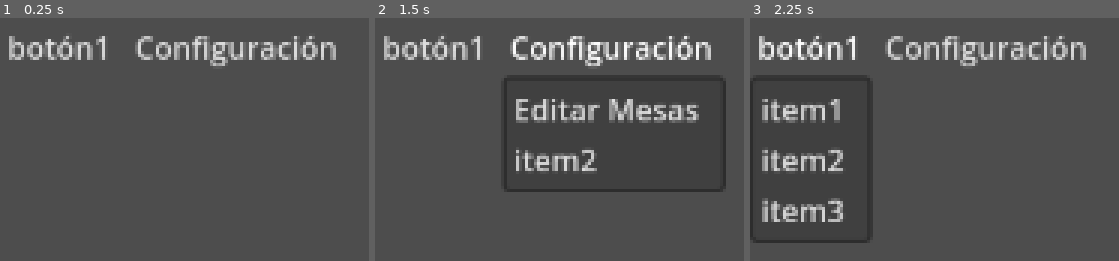
Above: before the commit, frames 1-3 (left to right).
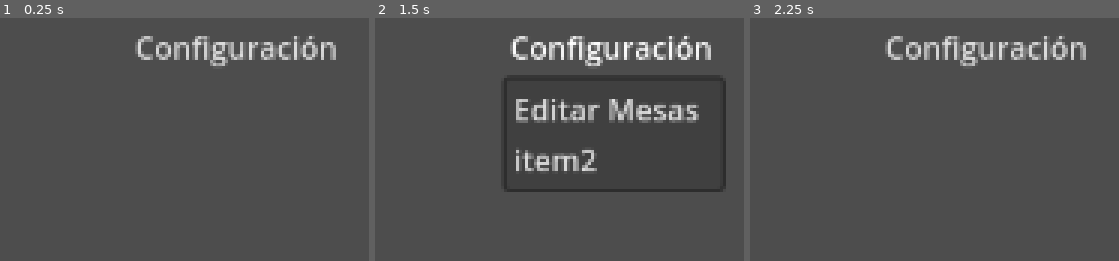
Above: after the commit, the same moments.

Repository: FaArMa/SGG-GDEng
Game: Godot game, scene res://scenes/sistema.tscn
Two runs of this game, one before a commit and one after it. Both use one fixed random seed, a clock stepped at 60 frames per second and the inputs below.
Inputs (mouse positions are in pixels of both pictures, inside the frame that each line leads up to):
- Up to frame 1 (0.25 s): no input
- Up to frame 2 (1.5 s): click (434, 47) at 0.5 s, where only the run before the commit has a clickable "botón1"; click "Configuración" at 1.25 s
- Up to frame 3 (2.25 s): click (809, 47) at 2 s, where only the run before the commit has a clickable "botón1"

The runs differ from the first frame. In frame 1, 1.4% of the frame differs, in the area x 2-29%, y 7-18%; in frame 2, 1.4%; in frame 3, 6.3%, in the area x 0-33%, y 7-93%.

Commit message:
Refactorización de código y arquitectura
Implementación de adición y remoción de mesas.

Diff:
--- a/SGG/project.godot
+++ b/SGG/project.godot
@@ -25,7 +25,7 @@
 
 [input]
 
-click_izquierdo={
+left_click={
 "deadzone": 0.5,
 "events": [Object(InputEventMouseButton,"resource_local_to_scene":false,"resource_name":"","device":-1,"window_id":0,"a …(241 unchanged characters)…
 ]
--- /dev/null
+++ b/SGG/scenes/Seating_Scene/seating_scene.gd
@@ -0,0 +1,55 @@
+extends Node2D
+
+@onready var table_scene = preload("res://scenes/mesa/table_scene.tscn")
+@onready var single_line_input = preload("res://scenes/Single_Line_Input_Scene/single_line_input.tscn")
+@onready var tables: Dictionary = {}
+@onready var table_add_mode: bool = false
+@onready var table_remove_mode: bool = false
+
+signal tables_edited
+
+func _on_seating_area_input_event(_viewport, event, _shape_idx):
+	if table_add_mode:
+		if event.is_action_pressed("left_click"):
+			var input = single_line_input.instantiate()
+			input.text_submit.connect(_on_single_line_input_submit.bind(event.position))
+			input.text_discard.connect(_on_single_line_input_discard)
+			add_child(input)
+
+func _on_single_line_input_submit(text_input: String, pos: Vector2):
+	var repeated_table_name = false
+	if tables.is_empty():
+		add_table_to_seating_area(text_input, pos)
+	else:
+		for i in tables.values():
+			print(i[0], ", ", i[1], "text_input: ", text_input)
+			if i[0] == text_input:
+				repeated_table_name = true
+	if repeated_table_name:
+		print("Mesa ", text_input, " repetida. Inténtelo nuevamente.")
+	else:
+		add_table_to_seating_area(text_input, pos)
+	emit_signal("tables_edited")
+
+
+func _on_single_line_input_discard():
+	pass
+
+func add_table_to_seating_area(text_input: String, pos: Vector2):
+	var new_table = table_scene.instantiate()
+	new_table.position = pos
+	new_table.table_name = text_input
+	new_table.table_clicked.connect(_on_remove_table_from_seating_area)
+	add_child(new_table)
+	tables[new_table] = [new_table.table_name, new_table.position]
+	print("added ", tables)
+
+func _on_remove_table_from_seating_area(table: Object):
+	if table_remove_mode:
+		for i in tables.keys():
+			if i == table:
+				tables.erase(table)
+				table.delete_table(table)
+		remove_child(table)
+		emit_signal("tables_edited")
+		print("removed ", tables)
--- /dev/null
+++ b/SGG/scenes/Seating_Scene/seating_scene.tscn
@@ -0,0 +1,26 @@
+[gd_scene load_steps=3 format=3 uid="uid://bdx335i1yfuvn"]
+
+[ext_resource type="Script" path="res://scenes/Seating_Scene/seating_scene.gd" id="1_exicm"]
+
+[sub_resource type="RectangleShape2D" id="RectangleShape2D_vbebl"]
+size = Vector2(905.75, 605.75)
+
+[node name="Seating_Scene" type="Node2D"]
+script = ExtResource("1_exicm")
+
+[node name="Seating_Area" type="Area2D" parent="."]
+
+[node name="Seating_Area_Collision" type="CollisionShape2D" parent="Seating_Area"]
+position = Vector2(464, 336)
+shape = SubResource("RectangleShape2D_vbebl")
+
+[node name="Seating_Area_Background" type="ColorRect" parent="Seating_Area"]
+visible = false
+offset_left = 11.0
+offset_top = 33.0
+offset_right = 917.0
+offset_bottom = 639.0
+mouse_filter = 1
+color = Color(0, 0.580392, 0.803922, 0.431373)
+
+[connection signal="input_event" from="Seating_Area" to="." method="_on_seating_area_input_event"]
--- /dev/null
+++ b/SGG/scenes/Single_Line_Input_Scene/single_line_input.gd
@@ -0,0 +1,15 @@
+extends Control
+
+signal text_submit(text)
+signal text_discard
+
+func _on_dialog_window_close_requested():
+	emit_signal("text_discard")
+	self.queue_free()
+
+func _on_accept_button_pressed():
+	var text = $Dialog_Window/Input.text
+	text = text.strip_edges(true,true)
+	if not text == "":
+		emit_signal("text_submit", text)
+	self.queue_free()
--- a/SGG/scenes/ingreso_texto/ingreso_texto.tscn
+++ b/SGG/scenes/Single_Line_Input_Scene/single_line_input.tscn
@@ -1,26 +1,27 @@
-[gd_scene load_steps=2 format=3 uid="uid://boualhj1l1thd"]
+[gd_scene load_steps=2 format=3 uid="uid://b16imq6v616fx"]
 
-[ext_resource type="Script" path="res://scenes/ingreso_texto/ingreso_texto.gd" id="1_qlkig"]
+[ext_resource type="Script" path="res://scenes/Single_Line_Input_Scene/single_line_input.gd" id="1_x5jxe"]
 
-[node name="Ventana_Ingreso_Texto" type="Control"]
+[node name="Single_Line_Input_Scene" type="Control"]
 layout_mode = 3
 anchors_preset = 15
 anchor_right = 1.0
 anchor_bottom = 1.0
 grow_horizontal = 2
 grow_vertical = 2
-script = ExtResource("1_qlkig")
+script = ExtResource("1_x5jxe")
 
-[node name="Window" type="Window" parent="."]
+[node name="Dialog_Window" type="Window" parent="."]
 title = "Ingreso de Texto"
 position = Vector2i(445, 224)
 size = Vector2i(300, 150)
 transient = true
 exclusive = true
+unresizable = true
 popup_window = true
 min_size = Vector2i(300, 150)
 
-[node name="ColorRect" type="ColorRect" parent="Window"]
+[node name="Background" type="ColorRect" parent="Dialog_Window"]
 anchors_preset = 15
 anchor_right = 1.0
 anchor_bottom = 1.0
@@ -28,22 +29,24 @@
 grow_vertical = 2
 color = Color(0.25098, 0.345098, 0.333333, 0.32549)
 
-[node name="TextEdit" type="TextEdit" parent="Window"]
-custom_minimum_size = Vector2(250, 35)
+[node name="Input" type="LineEdit" parent="Dialog_Window"]
 anchors_preset = 8
 anchor_left = 0.5
 anchor_top = 0.5
 anchor_right = 0.5
 anchor_bottom = 0.5
 offset_left = -125.0
-offset_top = -40.0
+offset_top = -39.0
 offset_right = 125.0
-offset_bottom = -4.99951
+offset_bottom = -7.0
 grow_horizontal = 2
 grow_vertical = 2
 placeholder_text = "Escriba aquí..."
+max_length = 4
+context_menu_enabled = false
+caret_blink = true
 
-[node name="Button" type="Button" parent="Window"]
+[node name="Accept_Button" type="Button" parent="Dialog_Window"]
 anchors_preset = 7
 anchor_left = 0.5
 anchor_top = 1.0
@@ -57,5 +60,5 @@
 grow_vertical = 0
 text = "Aceptar"
 
-[connection signal="close_requested" from="Window" to="." method="_on_window_close_requested"]
-[connection signal="pressed" from="Window/Button" to="." method="_on_button_pressed"]
+[connection signal="close_requested" from="Dialog_Window" to="." method="_on_dialog_window_close_requested"]
+[connection signal="pressed" from="Dialog_Window/Accept_Button" to="." method="_on_accept_button_pressed"]
--- a/SGG/scenes/database.gd
+++ b/SGG/scenes/database.gd
@@ -3,9 +3,9 @@
 
 
 # Variables de ejemplo hasta tener MySQL
-var test_usr: String = "Test"
-var test_pwd: String = "123"
-var test_rol: String = "Dueño"
+var test_user: String = "Test"
+var test_password: String = "123"
+var test_role: String = "Dueño"
 
 
 # XXX Dudo que lo necesitemos, pero viene bien para asegurar que tenemos una sola instancia
@@ -22,11 +22,11 @@
 
 # Verificar con la base de datos si el usuario y contraseña son correctos
 # TODO Crear la conexión y consulta, ya que la base de datos me dirá si son correctos o no
-func is_valid_usr_pwd(usr: String, pwd: String) -> bool:
-	return (usr == test_usr && pwd == test_pwd)
+func is_valid_user_password(_user: String, _password: String) -> bool:
+	return (_user == test_user && _password == test_password)
 
 
 # Obtener el rol del usuario en la base de datos
 # TODO Crear la conexión y consulta, ya que la base de datos me dirá el rol
-func get_usr_role(usr: String) -> String:
-	return test_rol
+func get_user_role(_user: String) -> String:
+	return test_role
--- a/SGG/scenes/ingreso_texto/ingreso_texto.gd
+++ /dev/null
@@ -1,13 +0,0 @@
-extends Control
-
-@onready var texto = ""
-
-func _on_window_close_requested():
-	self.queue_free()
-
-func _on_button_pressed():
-	texto = $Window/TextEdit.text
-	self.queue_free()
-
-func get_text() -> String:
-	return texto
--- a/SGG/scenes/mesa/mesa.gd
+++ /dev/null
@@ -1,19 +0,0 @@
-extends Node2D
-
-@onready var mesa_libre = preload("res://scenes/mesa/mesa_libre.png")
-@onready var mesa_seleccionada = preload("res://scenes/mesa/mesa_seleccionada.png")
-@onready var mesa_ocupada = preload("res://scenes/mesa/mesa_ocupada.png")
-@onready var nombre_mesa
-
-func init(_pos: Vector2, _nom: String):
-	self.position = _pos
-	nombre_mesa = _nom
-	mostrar_nombre(nombre_mesa)
-	$Area_Mesa/Icono_Mesa.set_texture(mesa_libre)
-
-func _on_area_2d_input_event(_viewport, event, _shape_idx):
-	if event.is_action_pressed("click_izquierdo"):
-		$Area_Mesa/Icono_Mesa.set_texture(mesa_seleccionada)
-
-func mostrar_nombre(_nom: String):
-	$Area_Mesa/Icono_Mesa/Texto_Mesa.set_text(_nom)
--- a/SGG/scenes/mesa/mesa.tscn
+++ /dev/null
@@ -1,30 +0,0 @@
-[gd_scene load_steps=4 format=3 uid="uid://2mcug0ykb2dd"]
-
-[ext_resource type="Script" path="res://scenes/mesa/mesa.gd" id="1_dwrcf"]
-[ext_resource type="Texture2D" uid="uid://cso5vi0e6bhg8" path="res://scenes/mesa/mesa_libre.png" id="2_7phsp"]
-
-[sub_resource type="RectangleShape2D" id="RectangleShape2D_t4c4p"]
-size = Vector2(1.95703, 1.87891)
-
-[node name="Mesa" type="Node2D"]
-script = ExtResource("1_dwrcf")
-
-[node name="Area_Mesa" type="Area2D" parent="."]
-
-[node name="Icono_Mesa" type="Sprite2D" parent="Area_Mesa"]
-texture = ExtResource("2_7phsp")
-
-[node name="Texto_Mesa" type="Label" parent="Area_Mesa/Icono_Mesa"]
-offset_left = -24.0
-offset_top = -24.0
-offset_right = 24.0
-offset_bottom = 24.0
-horizontal_alignment = 1
-vertical_alignment = 1
-metadata/_edit_use_anchors_ = true
-
-[node name="Colision_Mesa" type="CollisionShape2D" parent="Area_Mesa"]
-scale = Vector2(24, 24)
-shape = SubResource("RectangleShape2D_t4c4p")
-
-[connection signal="input_event" from="Area_Mesa" to="." method="_on_area_2d_input_event"]
--- /dev/null
+++ b/SGG/scenes/mesa/table_scene.gd
@@ -0,0 +1,46 @@
+extends Node2D
+
+const TABLE_FREE = preload("res://scenes/mesa/mesa_libre.png")
+const TABLE_SELECTED = preload("res://scenes/mesa/mesa_seleccionada.png")
+const TABLE_OCCUPIED = preload("res://scenes/mesa/mesa_ocupada.png")
+
+@onready var delete_mode: bool = false
+
+signal table_clicked(table)
+
+var table_is_open = false
+
+var table_name: String:
+	set(value):
+		table_name = value
+	get:
+		return table_name
+
+var table_position: Vector2:
+	set(value):
+		table_position = value
+	get:
+		return table_position
+
+func _ready():
+	$Table_Text.text = table_name
+
+func table_texture_change():
+	match($Table_Icon.texture):
+		TABLE_FREE:
+			$Table_Icon.texture = TABLE_SELECTED
+		TABLE_SELECTED:
+			if table_is_open:
+				$Table_Icon.texture = TABLE_OCCUPIED
+			else:
+				$Table_Icon.texture = TABLE_FREE
+		TABLE_OCCUPIED:
+			$Table_Icon.texture = TABLE_SELECTED
+
+func _on_area_mesa_input_event(_viewport, event, _shape_idx):
+	if event.is_action_pressed("left_click"):
+		table_texture_change()
+		emit_signal("table_clicked", self)
+
+func delete_table(_table: Object):
+	_table.queue_free()
--- /dev/null
+++ b/SGG/scenes/mesa/table_scene.tscn
@@ -0,0 +1,30 @@
+[gd_scene load_steps=4 format=3 uid="uid://d1q2jgm825k13"]
+
+[ext_resource type="Script" path="res://scenes/mesa/table_scene.gd" id="1_5ydq1"]
+[ext_resource type="Texture2D" uid="uid://bq8g071ssaclk" path="res://scenes/mesa/mesa_libre.png" id="2_pqcdc"]
+
+[sub_resource type="RectangleShape2D" id="RectangleShape2D_t4c4p"]
+size = Vector2(1.95703, 1.87891)
+
+[node name="Table_Scene" type="Node2D"]
+script = ExtResource("1_5ydq1")
+
+[node name="Table_Area" type="Area2D" parent="."]
+
+[node name="Table_Area_Collision" type="CollisionShape2D" parent="Table_Area"]
+scale = Vector2(24, 24)
+shape = SubResource("RectangleShape2D_t4c4p")
+
+[node name="Table_Icon" type="Sprite2D" parent="."]
+texture = ExtResource("2_pqcdc")
+
+[node name="Table_Text" type="Label" parent="."]
+offset_left = -24.0
+offset_top = -24.0
+offset_right = 24.0
+offset_bottom = 24.0
+horizontal_alignment = 1
+vertical_alignment = 1
+metadata/_edit_use_anchors_ = true
+
+[connection signal="input_event" from="Table_Area" to="." method="_on_area_mesa_input_event"]
--- /dev/null
+++ b/SGG/scenes/order_scene/order_scene.gd
@@ -0,0 +1,11 @@
+extends Node2D
+
+
+# Called when the node enters the scene tree for the first time.
+func _ready():
+	pass
+
+
+# Called every frame. 'delta' is the elapsed time since the previous frame.
+func _process(delta):
+	pass
--- /dev/null
+++ b/SGG/scenes/order_scene/order_scene.tscn
@@ -0,0 +1,6 @@
+[gd_scene load_steps=2 format=3 uid="uid://dkit7jfgbllll"]
+
+[ext_resource type="Script" path="res://scenes/order_scene/order_scene.gd" id="1_3a77g"]
+
+[node name="order_scene" type="Node2D"]
+script = ExtResource("1_3a77g")
--- a/SGG/scenes/sistema.gd
+++ b/SGG/scenes/sistema.gd
@@ -1,5 +1,7 @@
 extends Node
 
+const MIN_WINDOW_SIZE = Vector2i(1280,720)
+
 func _ready():
-	DisplayServer.window_set_min_size (Vector2i(1280, 720), 0)
-	DisplayServer.window_set_size (Vector2i(1280, 720), 0)
+	DisplayServer.window_set_min_size(MIN_WINDOW_SIZE)
+	#$Seating_Scene/Seating_Area.set_size(Vector2(MIN_WINDOW_SIZE))
--- a/SGG/scenes/sistema.tscn
+++ b/SGG/scenes/sistema.tscn
@@ -1,17 +1,9 @@
-[gd_scene load_steps=5 format=3 uid="uid://cdpdec5hahkc4"]
+[gd_scene load_steps=3 format=3 uid="uid://b3e5jy8ql3web"]
 
-[ext_resource type="Script" path="res://scenes/sistema.gd" id="1_ca3ry"]
-[ext_resource type="PackedScene" uid="uid://ctqwujkn4gl1l" path="res://scenes/ui/ui.tscn" id="1_e44kg"]
-[ext_resource type="PackedScene" uid="uid://vhfpvr12ph4p" path="res://scenes/initial_screen/initial_screen.tscn" id="3_82pk7"]
-[ext_resource type="PackedScene" uid="uid://dolpxigkk7qxm" path="res://scenes/login_screen/login_screen.tscn" id="4_4em3i"]
+[ext_resource type="Script" path="res://scenes/sistema.gd" id="1_yidh7"]
+[ext_resource type="PackedScene" uid="uid://ctqwujkn4gl1l" path="res://scenes/ui/ui.tscn" id="2_35sdq"]
 
 [node name="Sistema" type="Node"]
-script = ExtResource("1_ca3ry")
+script = ExtResource("1_yidh7")
 
-[node name="UI" parent="." instance=ExtResource("1_e44kg")]
-
-[node name="InitialScreen" parent="." instance=ExtResource("3_82pk7")]
-visible = false
-
-[node name="LoginScreen" parent="." instance=ExtResource("4_4em3i")]
-visible = false
+[node name="UI" parent="." instance=ExtResource("2_35sdq")]
--- /dev/null
+++ b/SGG/scenes/ui/Side_Menu_Button_Group.tres
@@ -0,0 +1,3 @@
+[gd_resource type="ButtonGroup" format=3 uid="uid://3sre806mc20u"]
+
+[resource]
--- a/SGG/scenes/ui/ui.gd
+++ b/SGG/scenes/ui/ui.gd
@@ -1,41 +1,44 @@
 extends Node2D
 
-@onready var Mesa = preload("res://scenes/mesa/mesa.tscn")
-@onready var Ingreso_Texto = preload("res://scenes/ingreso_texto/ingreso_texto.tscn")
-@onready var editar_mesas = false
-@onready var ubicacion_mesas = {}
+@onready var config_menu = $Main_Menu/Main_Menu_Config.get_popup()
 
 func _ready():
-	var menu2 = $MenuBar/MenuButton2.get_popup()
-	menu2.connect("id_pressed", _id_boton)
+	config_menu.connect("id_pressed", button_ID)
+	$Seating_Scene.tables_edited.connect(_on_tables_edited)
 
-func _id_boton(id):
+#TODO: avisar cuando se entra en modo "edición de mesas" e impedir seleccionar mesas dentro de este modo
+# AUTOLOAD SIGNAL BUS!!!!!!
+
+func button_ID(id):
 	if id == 0:
-		toggle_editar_mesas()
+		toggle_node_visibility($Side_Menu)
+		toggle_node_visibility($Seating_Scene)
 
-func toggle_editar_mesas():
-	if not $menu_edicion.is_visible():
-		$menu_edicion.show()
-		$Area_Edicion_Mesas.show()
+func toggle_node_visibility(node: Node):
+	if not node.is_visible():
+		node.show()
 	else:
-		$menu_edicion.hide()
-		$Area_Edicion_Mesas.hide()
+		node.hide()
 
-func _on_boton_salir_pressed():
-	toggle_editar_mesas()
+func _on_exit_button_pressed():
+	toggle_node_visibility($Side_Menu)
 
-func _on_area_edicion_mesas_input_event(_viewport, event, _shape_idx):
-	if event.is_action_pressed("click_izquierdo") and editar_mesas:
-		var ingreso = Ingreso_Texto.instantiate()
-		add_child(ingreso)
-		var texto_ingresado = ingreso.get_text()
-		#var nueva_mesa = Mesa.new(event.position)
-		var nueva_mesa = Mesa.instantiate()
-		nueva_mesa.init(event.position, texto_ingresado)
-		add_child(nueva_mesa)
-		editar_mesas = false;
-		$Area_Edicion_Mesas/Color_Edicion_Mesas.hide()
+func _on_add_table_toggled(button_pressed):
+	if button_pressed:
+		$Seating_Scene/Seating_Area/Seating_Area_Background.show()
+		$Seating_Scene.table_add_mode = true;
+	else:
+		$Seating_Scene/Seating_Area/Seating_Area_Background.hide()
+		$Seating_Scene.table_add_mode = false;
 
-func _on_agregar_mesa_pressed():
-	$Area_Edicion_Mesas/Color_Edicion_Mesas.show()
-	editar_mesas = true;
+func _on_remove_table_toggled(button_pressed):
+	if button_pressed:
+		$Seating_Scene/Seating_Area/Seating_Area_Background.show()
+		$Seating_Scene.table_remove_mode = true;
+	else:
+		$Seating_Scene/Seating_Area/Seating_Area_Background.hide()
+		$Seating_Scene.table_remove_mode = false;
+
+func _on_tables_edited():
+	$Side_Menu/Add_Table.set_pressed(false)
+	$Side_Menu/Remove_Table.set_pressed(false)
--- a/SGG/scenes/ui/ui.tscn
+++ b/SGG/scenes/ui/ui.tscn
@@ -1,30 +1,16 @@
-[gd_scene load_steps=3 format=3 uid="uid://ctqwujkn4gl1l"]
+[gd_scene load_steps=4 format=3 uid="uid://ctqwujkn4gl1l"]
 
 [ext_resource type="Script" path="res://scenes/ui/ui.gd" id="1_v3m0a"]
-
-[sub_resource type="RectangleShape2D" id="RectangleShape2D_4w3tc"]
-size = Vector2(874.5, 600.5)
+[ext_resource type="PackedScene" uid="uid://bdx335i1yfuvn" path="res://scenes/Seating_Scene/seating_scene.tscn" id="2_8qasa"]
+[ext_resource type="ButtonGroup" uid="uid://3sre806mc20u" path="res://scenes/ui/Side_Menu_Button_Group.tres" id="2_ygdbk"]
 
 [node name="UI" type="Node2D"]
 script = ExtResource("1_v3m0a")
 
-[node name="MenuBar" type="MenuBar" parent="."]
+[node name="Main_Menu" type="MenuBar" parent="."]
 layout_direction = 2
 
-[node name="MenuButton" type="MenuButton" parent="MenuBar"]
-layout_mode = 0
-offset_right = 64.0
-offset_bottom = 31.0
-text = "botón1"
-item_count = 3
-popup/item_0/text = "item1"
-popup/item_0/id = 0
-popup/item_1/text = "item2"
-popup/item_1/id = 1
-popup/item_2/text = "item3"
-popup/item_2/id = 2
-
-[node name="MenuButton2" type="MenuButton" parent="MenuBar"]
+[node name="Main_Menu_Config" type="MenuButton" parent="Main_Menu"]
 layout_mode = 0
 offset_left = 68.0
 offset_right = 132.0
@@ -36,7 +22,7 @@
 popup/item_1/text = "item2"
 popup/item_1/id = 1
 
-[node name="menu_edicion" type="VBoxContainer" parent="."]
+[node name="Side_Menu" type="VBoxContainer" parent="."]
 visible = false
 offset_left = 896.0
 offset_top = 42.0
@@ -44,46 +30,40 @@
 offset_bottom = 648.0
 theme_override_constants/separation = 10
 
-[node name="agregar_mesa" type="Button" parent="menu_edicion"]
+[node name="Add_Table" type="Button" parent="Side_Menu"]
 custom_minimum_size = Vector2(0, 60)
 layout_mode = 2
+toggle_mode = true
+button_group = ExtResource("2_ygdbk")
 text = "Agregar Mesa"
 
-[node name="quitar_mesa" type="Button" parent="menu_edicion"]
+[node name="Remove_Table" type="Button" parent="Side_Menu"]
 custom_minimum_size = Vector2(0, 60)
 layout_mode = 2
+toggle_mode = true
+button_group = ExtResource("2_ygdbk")
 text = "Quitar Mesa"
 
-[node name="modificar_pared" type="Button" parent="menu_edicion"]
+[node name="Modify_Table" type="Button" parent="Side_Menu"]
 custom_minimum_size = Vector2(0, 60)
 layout_mode = 2
+toggle_mode = true
+button_group = ExtResource("2_ygdbk")
 text = "Modificar Paredes"
 
-[node name="VBoxContainer" type="VBoxContainer" parent="menu_edicion"]
+[node name="Side_Menu_Extra" type="VBoxContainer" parent="Side_Menu"]
 custom_minimum_size = Vector2(0, 350)
 layout_mode = 2
 alignment = 2
 
-[node name="boton_salir" type="Button" parent="menu_edicion/VBoxContainer"]
+[node name="Exit_Button" type="Button" parent="Side_Menu/Side_Menu_Extra"]
 custom_minimum_size = Vector2(0, 60)
 layout_mode = 2
 text = "Salir"
 
-[node name="Area_Edicion_Mesas" type="Area2D" parent="."]
+[node name="Seating_Scene" parent="." instance=ExtResource("2_8qasa")]
 visible = false
 
-[node name="CollisionShape2D" type="CollisionShape2D" parent="Area_Edicion_Mesas"]
-position = Vector2(446.75, 334.75)
-shape = SubResource("RectangleShape2D_4w3tc")
-
-[node name="Color_Edicion_Mesas" type="ColorRect" parent="Area_Edicion_Mesas"]
-offset_left = 16.0
-offset_top = 40.0
-offset_right = 880.0
-offset_bottom = 632.0
-mouse_filter = 1
-color = Color(0, 0.52549, 0.647059, 0.207843)
-
-[connection signal="pressed" from="menu_edicion/agregar_mesa" to="." method="_on_agregar_mesa_pressed"]
-[connection signal="pressed" from="menu_edicion/VBoxContainer/boton_salir" to="." method="_on_boton_salir_pressed"]
-[connection signal="input_event" from="Area_Edicion_Mesas" to="." method="_on_area_edicion_mesas_input_event"]
+[connection signal="toggled" from="Side_Menu/Add_Table" to="." method="_on_add_table_toggled"]
+[connection signal="toggled" from="Side_Menu/Remove_Table" to="." method="_on_remove_table_toggled"]
+[connection signal="pressed" from="Side_Menu/Side_Menu_Extra/Exit_Button" to="." method="_on_exit_button_pressed"]
Not shown, changed: SGG/scenes/mesa/mesa_libre.png.import
Not shown, changed: SGG/scenes/mesa/mesa_ocupada.png.import
Not shown, changed: SGG/scenes/mesa/mesa_seleccionada.png.import
